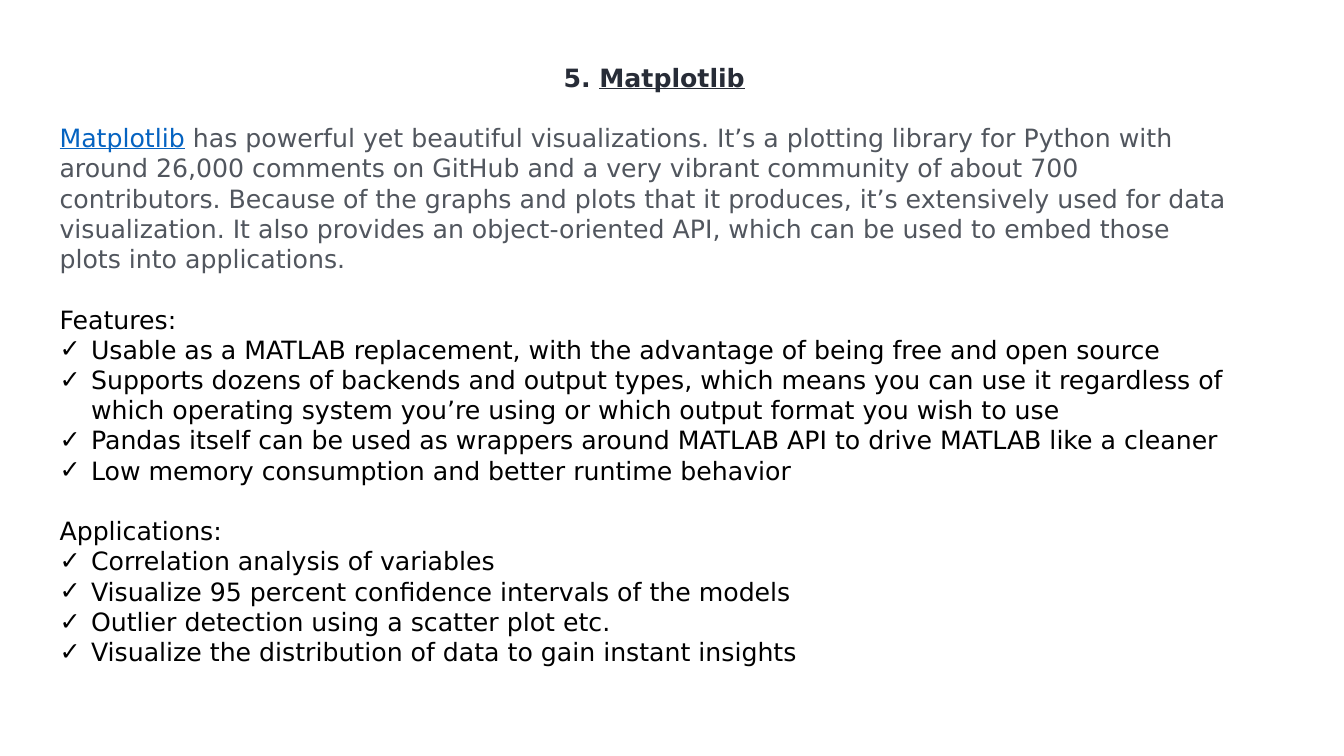
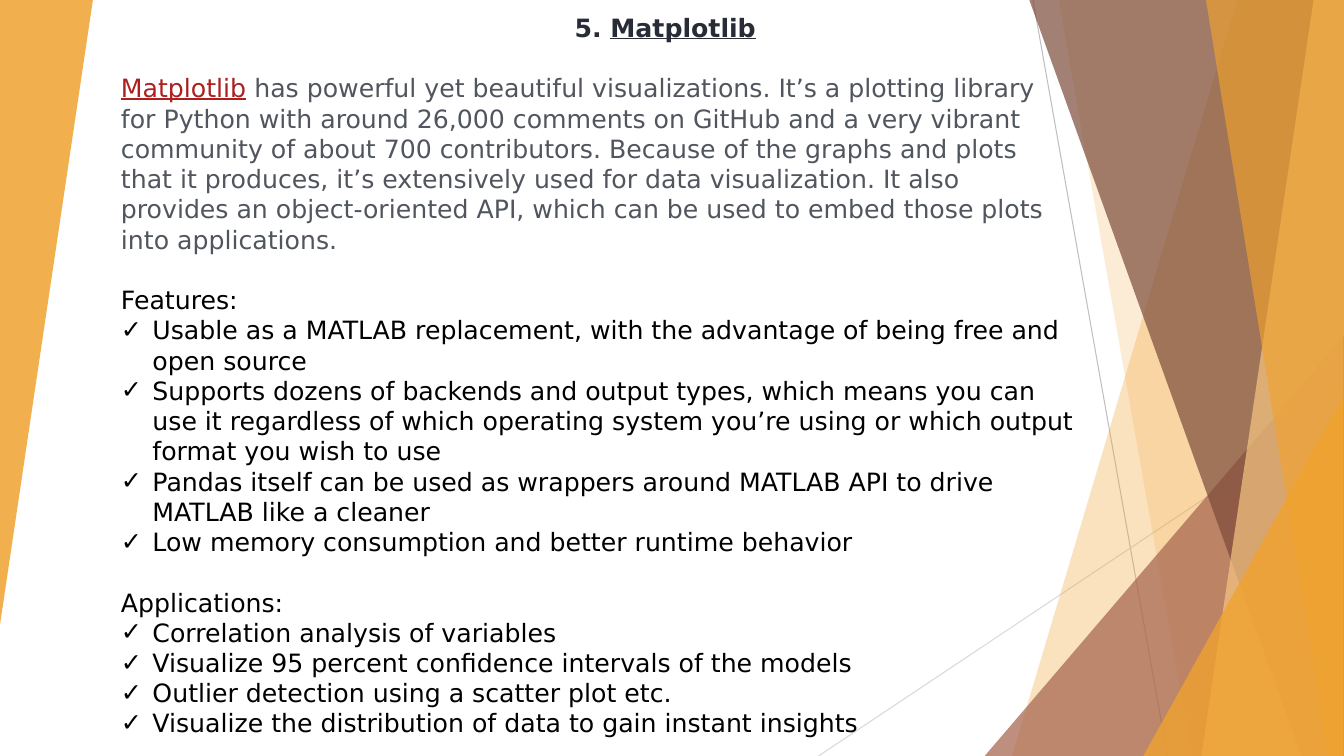
Before and after one commit to pallavimulik/Pallavi_DPDS202108, a slide deck: slide 6 of PythonTutorial/Presentation/PPtonlibraries.pptx. Drawn at 1344x756 pixels with LibreOffice and Linux fonts; fonts in the diff are those of the drawing. Boxes give left, top, right and bottom in pixels: in the first picture for what was removed or moved away, otherwise in the second. Text is boxed around its words. In the diff, an @@ line names an element or a change of style, - is before the commit and + after.

```diff
--- a/PythonTutorial/Presentation/PPtonlibraries.pptx
+++ b/PythonTutorial/Presentation/PPtonlibraries.pptx
@@ group added at <box>0,0,1344,756</box>: 5 freeform shapes, 3 triangles, 2 lines @@
@@ text "5. Matplotlib": place and size @@
-text "5. Matplotlib" at <box>60,68,1225,667</box>
+text "5. Matplotlib" at <box>121,18,1073,738</box>
@@ text at <box>121,78,1042,255</box>: text colour #0563C1 to #AD1F1F in "Matplotlib" @@
```
Also in this commit, not shown: 10 other slides changed, 2 other files.
